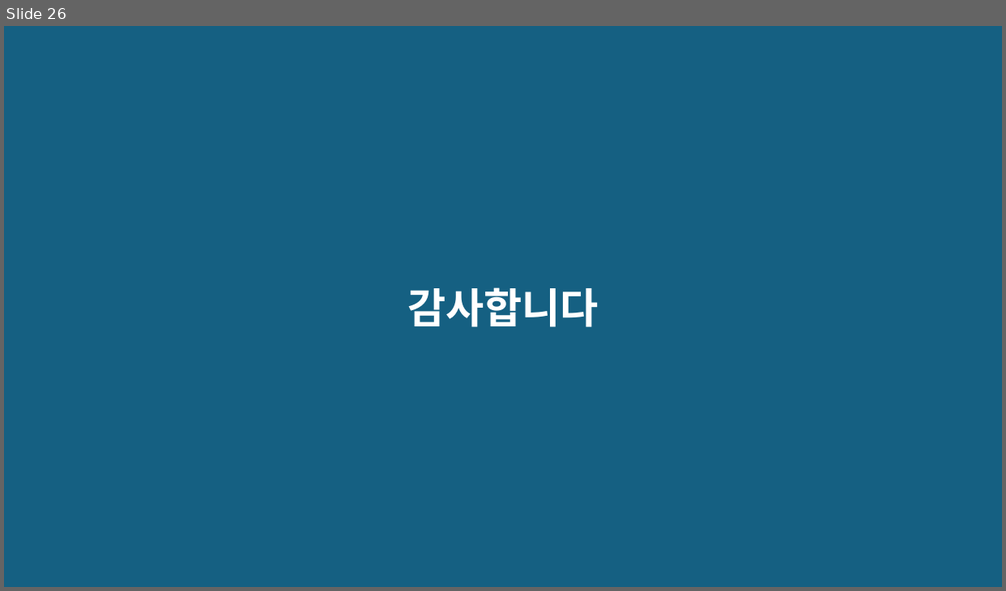
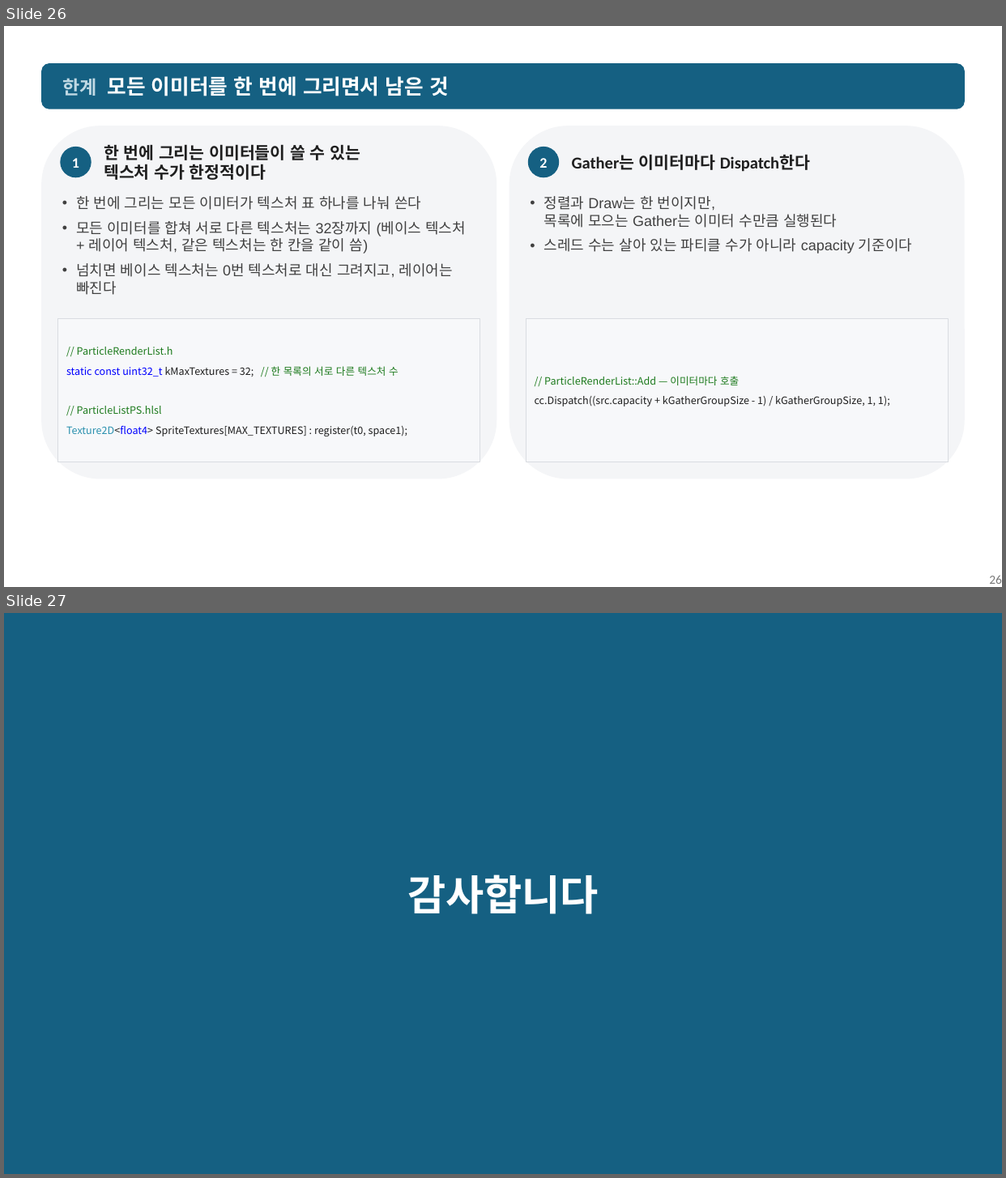
Before and after one commit to nyongking/My-GPUDrivenParticle, a slide deck: Presentation/5주차 발표.pptx. Shown one above the other, each under a label of ours: slide 26 before the commit, slides 26 and 27 after it. The pictures are 1006x591 and 1006x1178 pixels, drawn with LibreOffice and Linux fonts; fonts in the diff are those of the drawing. Boxes give left, top, right and bottom in pixels: in the first picture for what was removed or moved away, otherwise in the second. Text is boxed around its words. In the diff, an @@ line names an element or a change of style, - is before the commit and + after.

```diff
--- a/Presentation/5주차 발표.pptx
+++ b/Presentation/5주차 발표.pptx
@@ slide 26 added at [4, 26, 1002, 587], background #FFFFFF @@
@@ rounded rectangle added at [41, 63, 965, 109], fill #156082, 20 pt, text #FFFFFF, bold @@
+한계 모든 이미터를 한 번에 그리면서 남은 것
@@ rounded rectangle added at [41, 126, 496, 479], fill #F4F5F7 @@
@@ ellipse added at [60, 147, 91, 178], fill #156082, 14 pt, text #FFFFFF, bold @@
+1
@@ text added at [104, 144, 360, 180], 16 pt, text #1F1F1F, bold @@
+한 번에 그리는 이미터들이 쓸 수 있는
+텍스처 수가 한정적이다
@@ rounded rectangle added at [509, 126, 965, 479], fill #F4F5F7 @@
@@ ellipse added at [528, 147, 560, 178], fill #156082, 14 pt, text #FFFFFF, bold @@
+2
@@ text added at [572, 154, 810, 172], 16 pt, text #1F1F1F, bold @@
+Gather는 이미터마다 Dispatch한다
@@ text added at [76, 196, 466, 295], 14 pt, text #404040 @@
+• 한 번에 그리는 모든 이미터가 텍스처 표 하나를 나눠 쓴다
+• 모든 이미터를 합쳐 서로 다른 텍스처는 32장까지 (베이스 텍스처 + 레이어 텍스처, 같은 텍스처는 한 칸을 같이 씀)
+• 넘치면 베이스 텍스처는 0번 텍스처로 대신 그려지고, 레이어는 빠진다
@@ text added at [544, 196, 912, 254], 14 pt, text #404040 @@
+• 정렬과 Draw는 한 번이지만,
+  목록에 모으는 Gather는 이미터 수만큼 실행된다
+• 스레드 수는 살아 있는 파티클 수가 아니라 capacity 기준이다
@@ rectangle added at [58, 319, 480, 463], fill #F7F8FA, outline #D9DCE1 0.75 pt @@
@@ rectangle added at [526, 319, 948, 463], fill #F7F8FA, outline #D9DCE1 0.75 pt @@
@@ text added at [77, 347, 173, 355], 9.8 pt, text #1E7B1E @@
+// ParticleRenderList.h
@@ text added at [66, 366, 398, 377], 9.8 pt, text #0000FF @@
+static const uint32_t kMaxTextures = 32; // 한 목록의 서로 다른 텍스처 수
@@ text added at [544, 376, 739, 386], 9.8 pt, text #1E7B1E @@
+// ParticleRenderList::Add — 이미터마다 호출
@@ text added at [77, 406, 162, 414], 9.8 pt, text #1E7B1E @@
+// ParticleListPS.hlsl
@@ text added at [535, 396, 890, 407], 9.8 pt, text #1F1F1F @@
+cc.Dispatch((src.capacity + kGatherGroupSize - 1) / kGatherGroupSize, 1, 1);
@@ text added at [66, 426, 408, 437], 9.8 pt, text #1F1F1F @@
+Texture2D<float4> SpriteTextures[MAX_TEXTURES] : register(t0, space1);
@@ page number added at [989, 575, 1002, 584], 12 pt, text #797979 @@
+26
@@ what was slide 26 is now slide 27 @@
```
Also in this commit, not shown: 7 slides changed, 6 other slides added, 18 slides removed, 1 other file.
